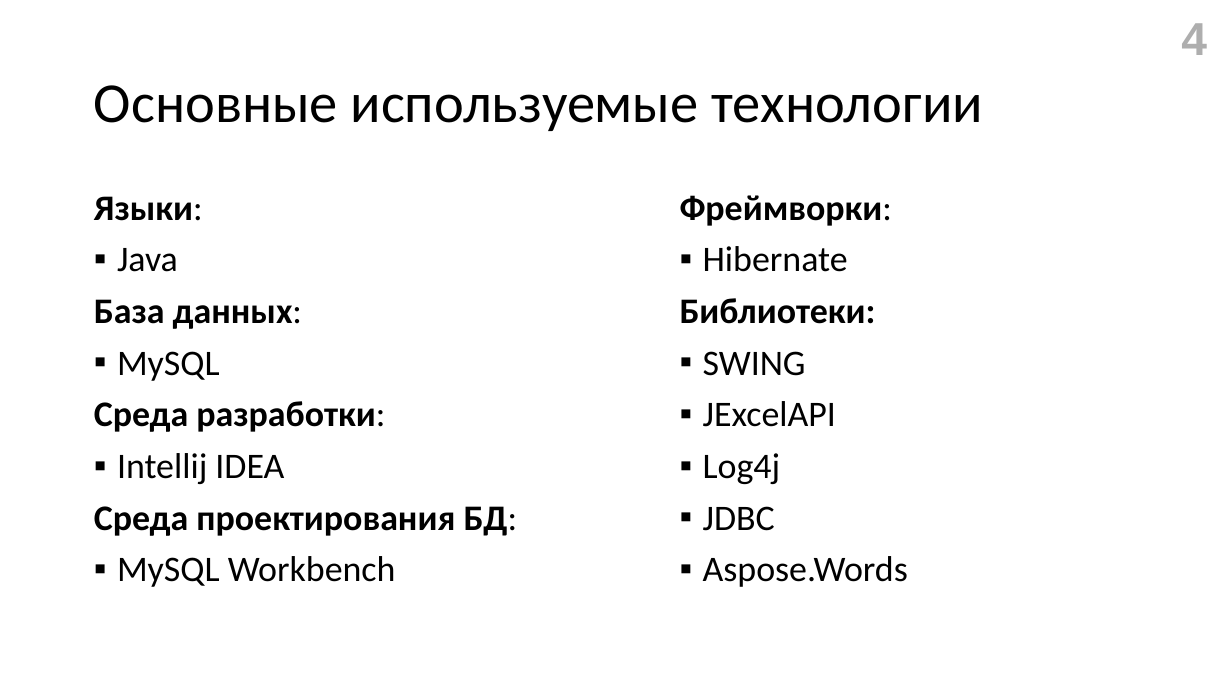
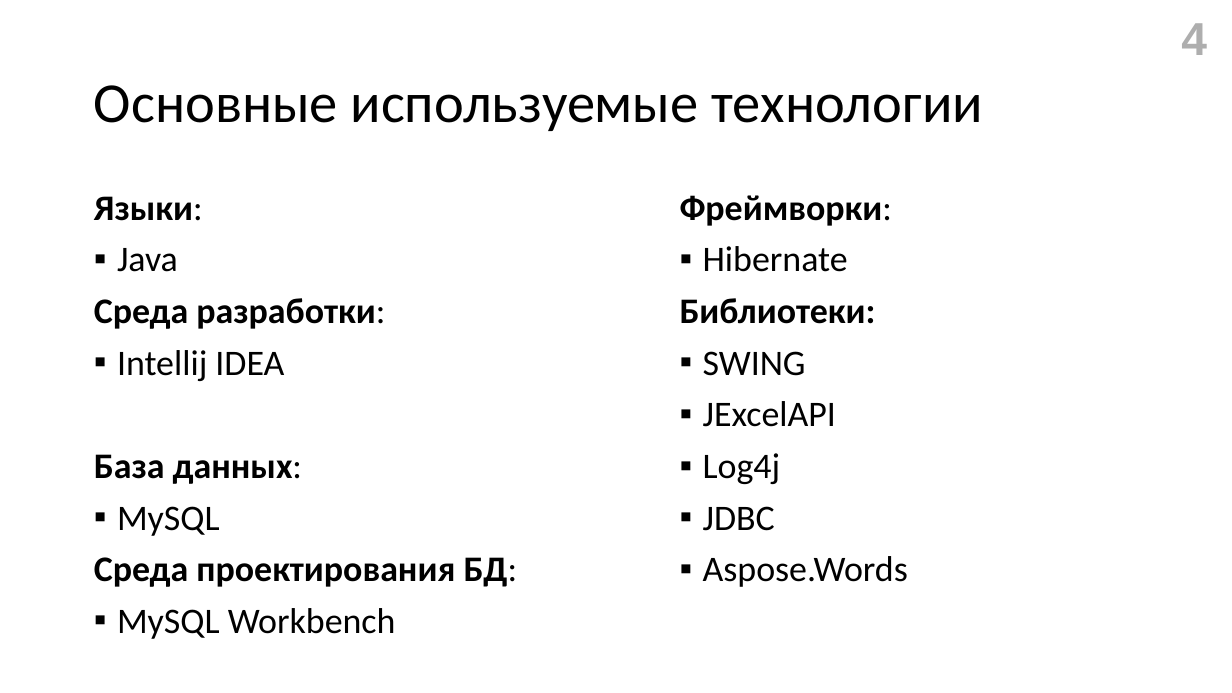
Before and after one commit to gromov-nikita/diplomHUB, a slide deck: slide 4 of diplom v2.0/doc/Презентация.pptx. Drawn at 1232x693 pixels with LibreOffice and Linux fonts; fonts in the diff are those of the drawing. Boxes give left, top, right and bottom in pixels: in the first picture for what was removed or moved away, otherwise in the second. Text is boxed around its words. In the diff, an @@ line names an element or a change of style, - is before the commit and + after.

```diff
--- a/diplom v2.0/doc/Презентация.pptx
+++ b/diplom v2.0/doc/Презентация.pptx
@@ text at box(94, 298, 385, 381): paragraphs added @@
+Среда разработки:
+▪ Intellij IDEA
@@ text at box(94, 401, 385, 484): paragraphs removed @@
-Среда разработки:
-▪ Intellij IDEA
```
Also in this commit, not shown: 3 other slides changed, 1 slide removed.
